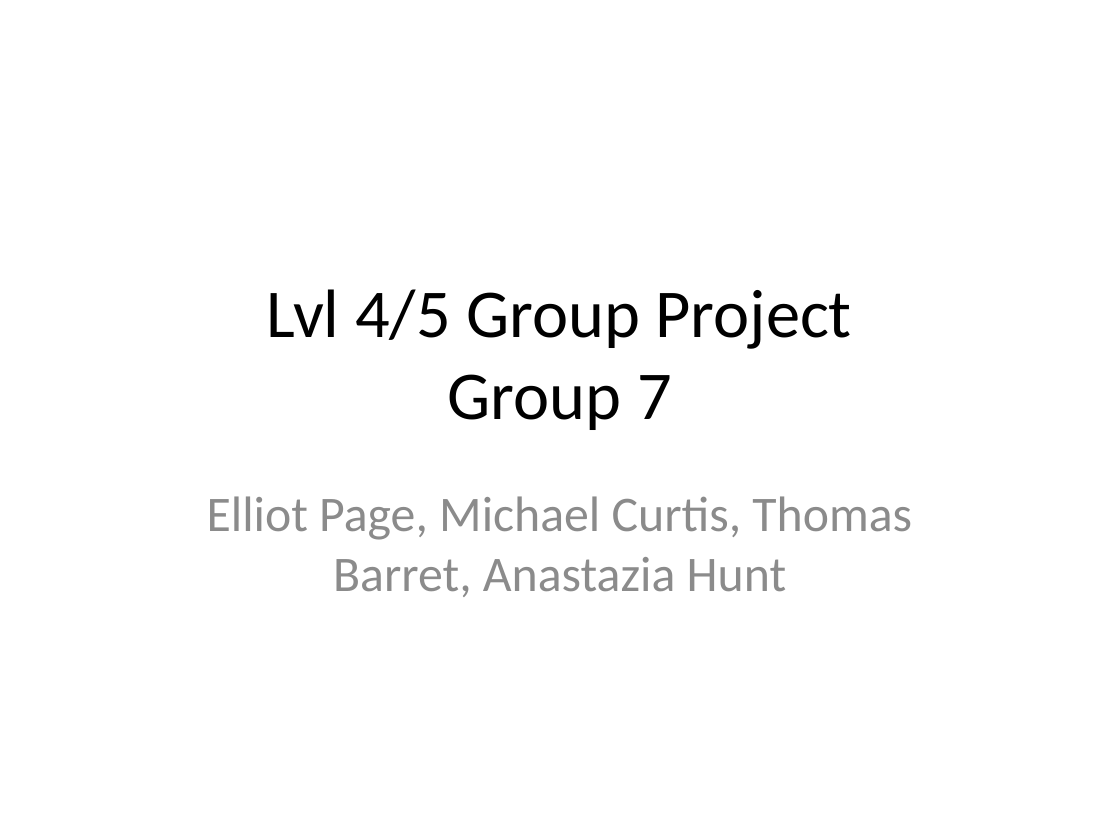
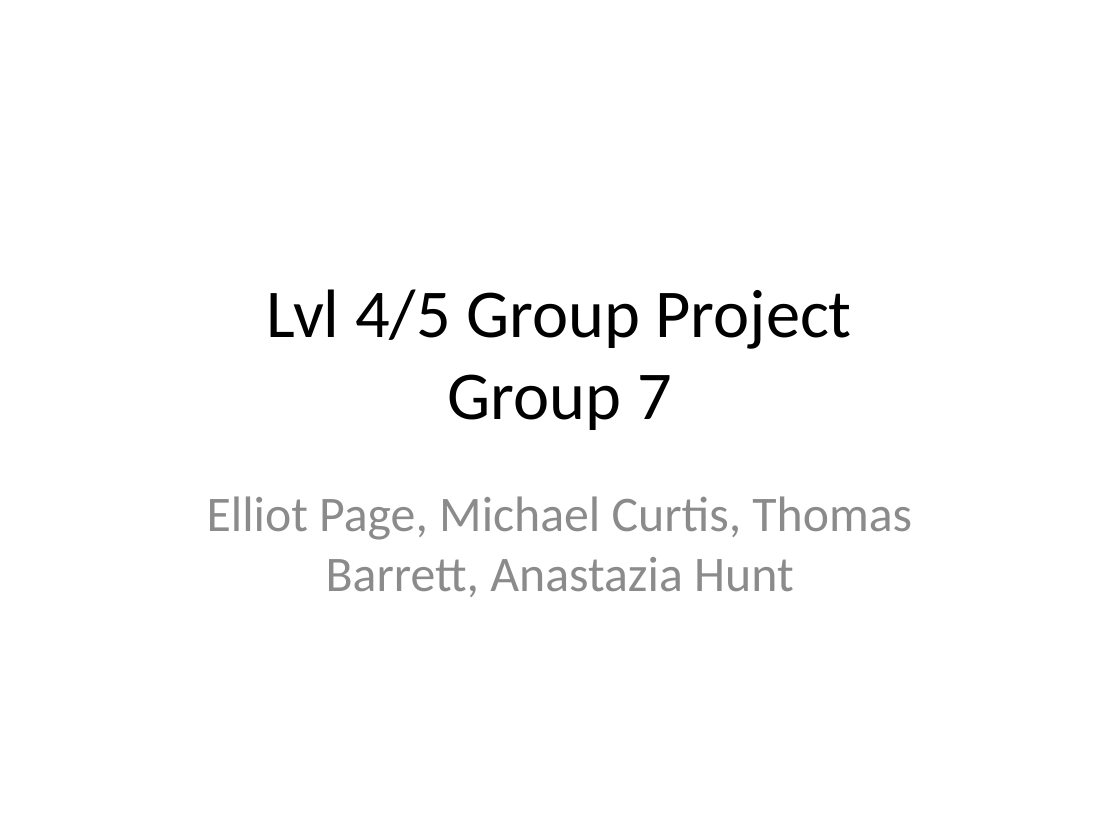
Before and after one commit to UoSGamesGroups/first-semester-lvl4-5-group-7, a slide deck: slide 1 of Management/Presentations/Presentation-02.pptx. Drawn at 1120x840 pixels with LibreOffice and Linux fonts; fonts in the diff are those of the drawing. Boxes give left, top, right and bottom in pixels: in the first picture for what was removed or moved away, otherwise in the second. Text is boxed around its words. In the diff, an @@ line names an element or a change of style, - is before the commit and + after.

```diff
--- a/Management/Presentations/Presentation-02.pptx
+++ b/Management/Presentations/Presentation-02.pptx
@@ subtitle at [207, 496, 912, 597]: text changed @@
-Elliot Page, Michael Curtis, Thomas Barret, Anastazia Hunt
+Elliot Page, Michael Curtis, Thomas Barrett, Anastazia Hunt
```
Also in this commit, not shown: 3 other slides changed.
